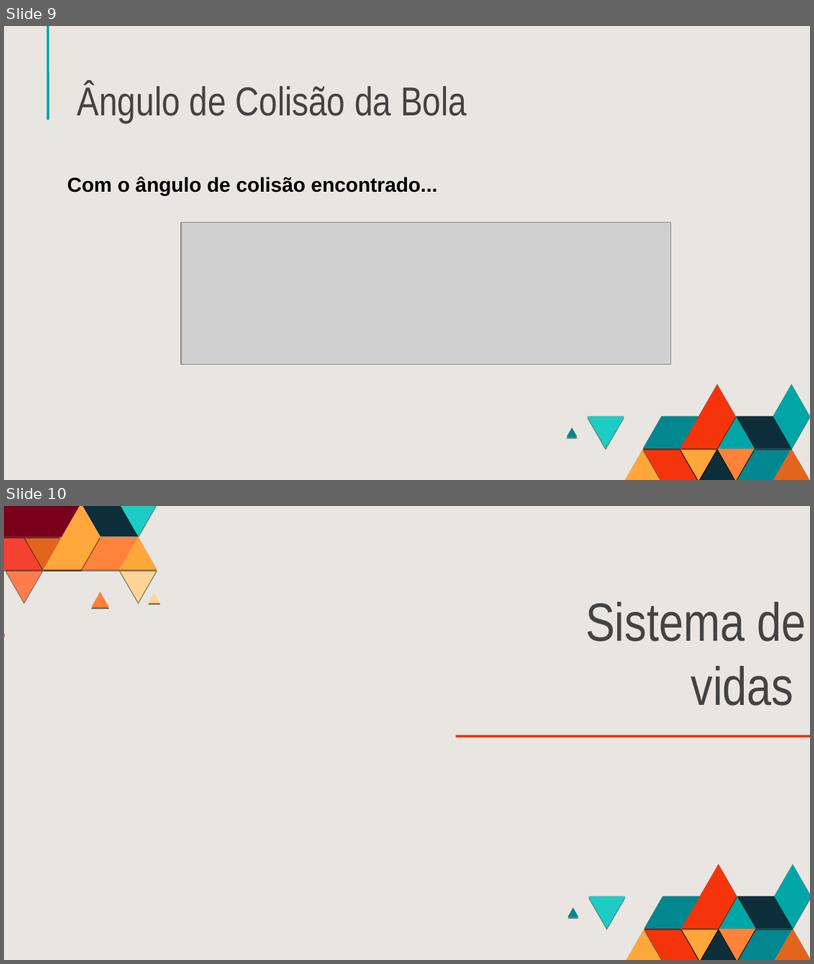
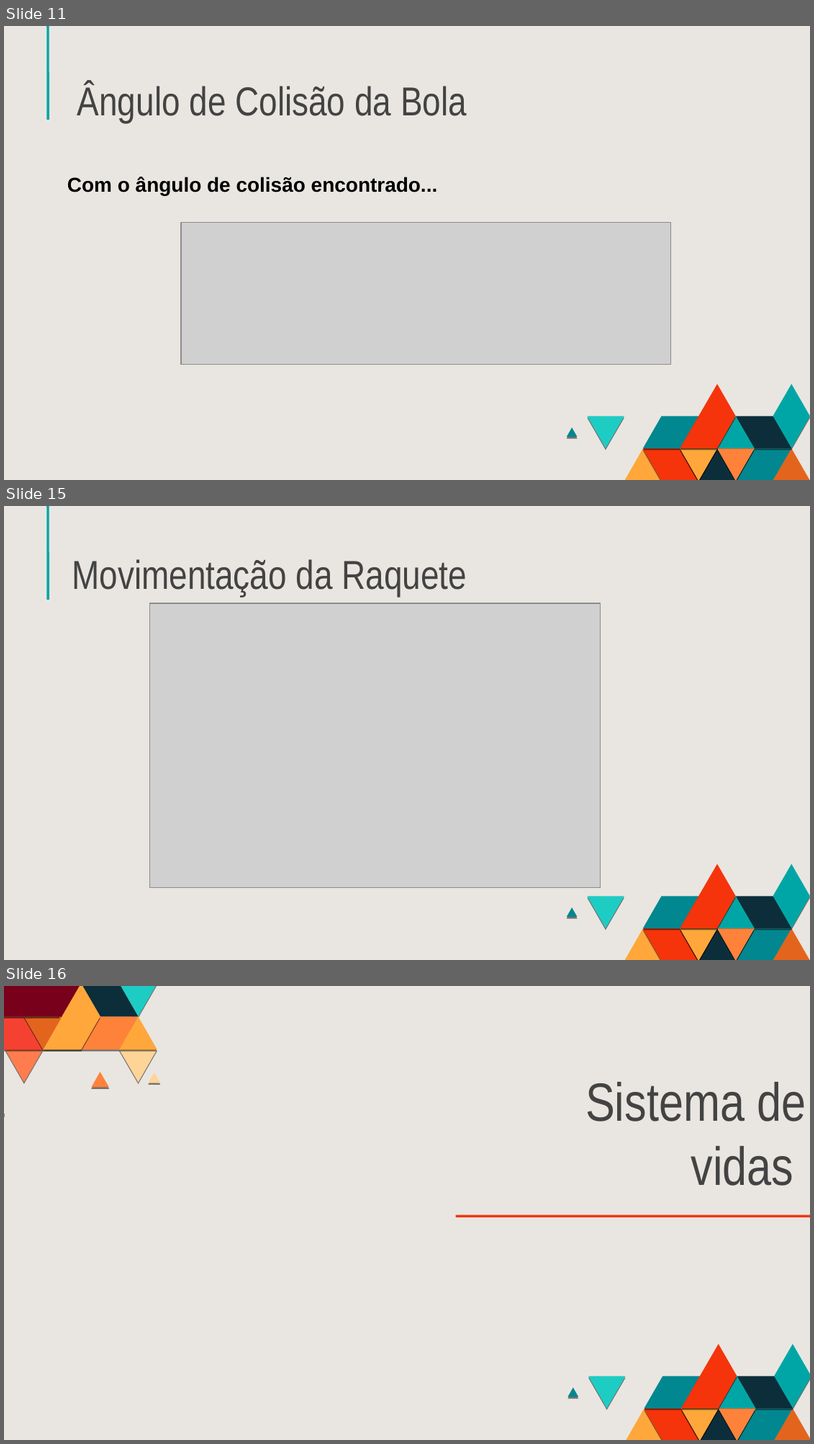
Before and after one commit to gasmartin/breakout-game, a slide deck: BreakoutGame.odp. Shown one above the other, each under a label of ours: slides 9 and 10 before the commit, slides 11, 15 and 16 after it; the slides between them are not shown. The pictures are 814x964 and 814x1444 pixels, drawn with LibreOffice and Linux fonts; fonts in the diff are those of the drawing; grey boxes stand for pictures. Boxes give left, top, right and bottom in pixels: in the first picture for what was removed or moved away, otherwise in the second. Text is boxed around its words. In the diff, an @@ line names an element or a change of style, - is before the commit and + after.

```diff
--- a/BreakoutGame.odp
+++ b/BreakoutGame.odp
@@ slide 15 added at [4, 506, 810, 960], background #E9E6E1; not listed: 19 template elements that a slide beside it also shows @@
@@ title added at [72, 559, 468, 596], 36 pt, text #434343 @@
+Movimentação da Raquete
@@ picture added at [150, 604, 601, 888] @@
@@ what was slide 9 is now slide 11 @@
@@ what was slide 10 is now slide 16 @@
```
Also in this commit, not shown: 3 slides changed, 5 other slides added.
